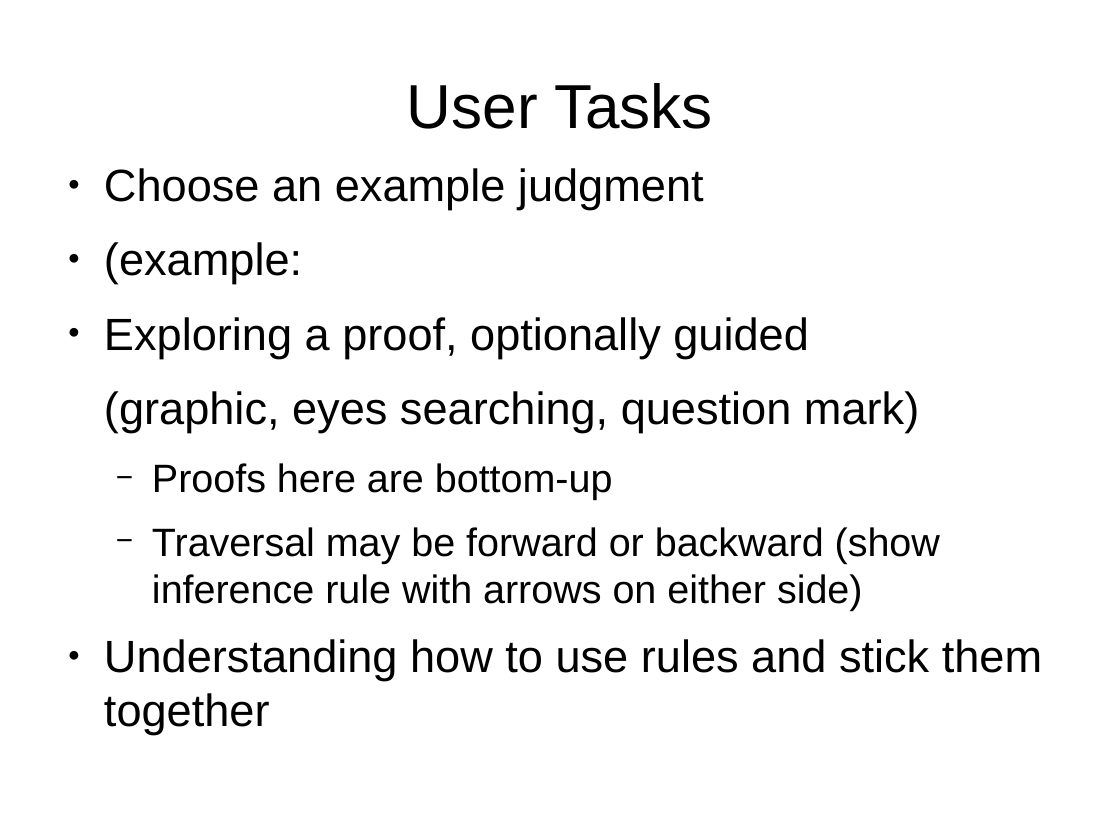
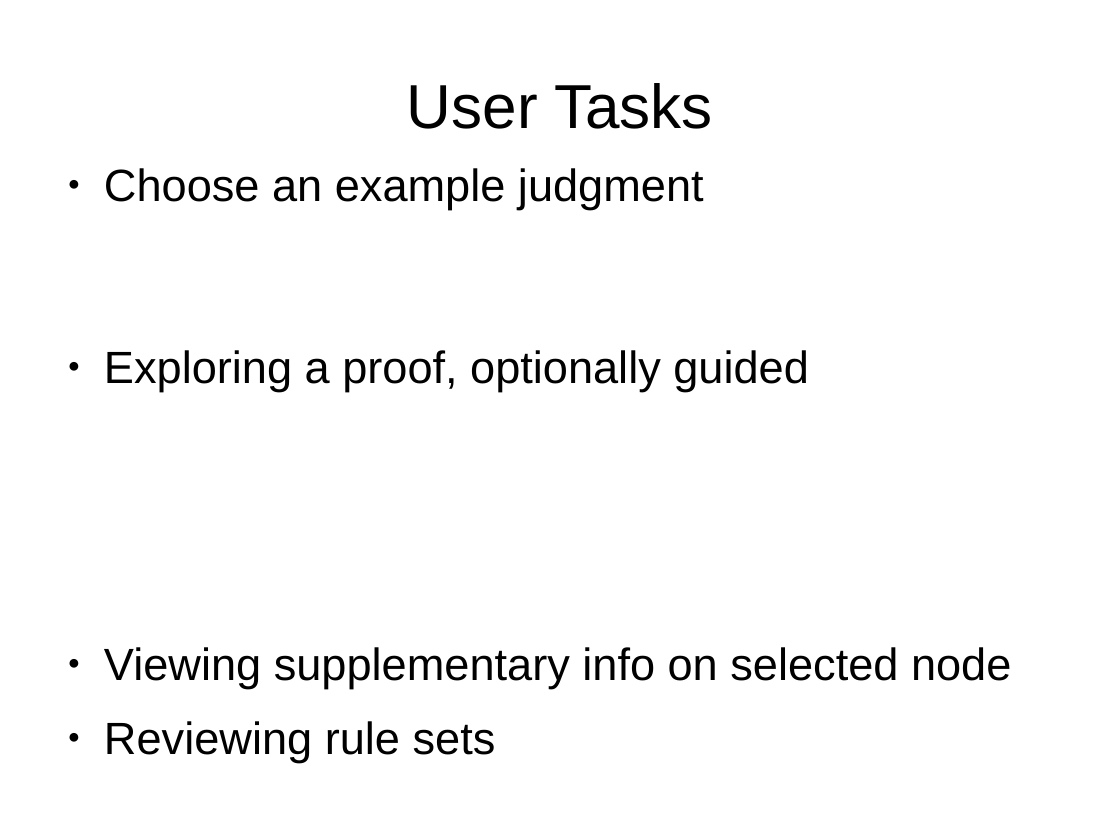
Before and after one commit to seachel/Treehehe, a slide deck: slide 3 of Presentation/VA_presentation.odp. Drawn at 1120x840 pixels with LibreOffice and Linux fonts; fonts in the diff are those of the drawing. Boxes give left, top, right and bottom in pixels: in the first picture for what was removed or moved away, otherwise in the second. Text is boxed around its words. In the diff, an @@ line names an element or a change of style, - is before the commit and + after.

Commit message:
Work on presentation: user tasks.

```diff
--- a/Presentation/VA_presentation.odp
+++ b/Presentation/VA_presentation.odp
@@ text at (104,242,302,284): paragraph removed @@
-● (example:
@@ text at (104,647,1011,763): text changed; size 28 to 32 pt @@
-(graphic, eyes searching, question mark)
-  − Proofs here are bottom-up
-  − Traversal may be forward or backward (show inference rule with arrows on either side)
-● Understanding how to use rules and stick them together
+● Viewing supplementary info on selected node
+● Reviewing rule sets
```
Also in this commit, not shown: 1 other slide changed.
